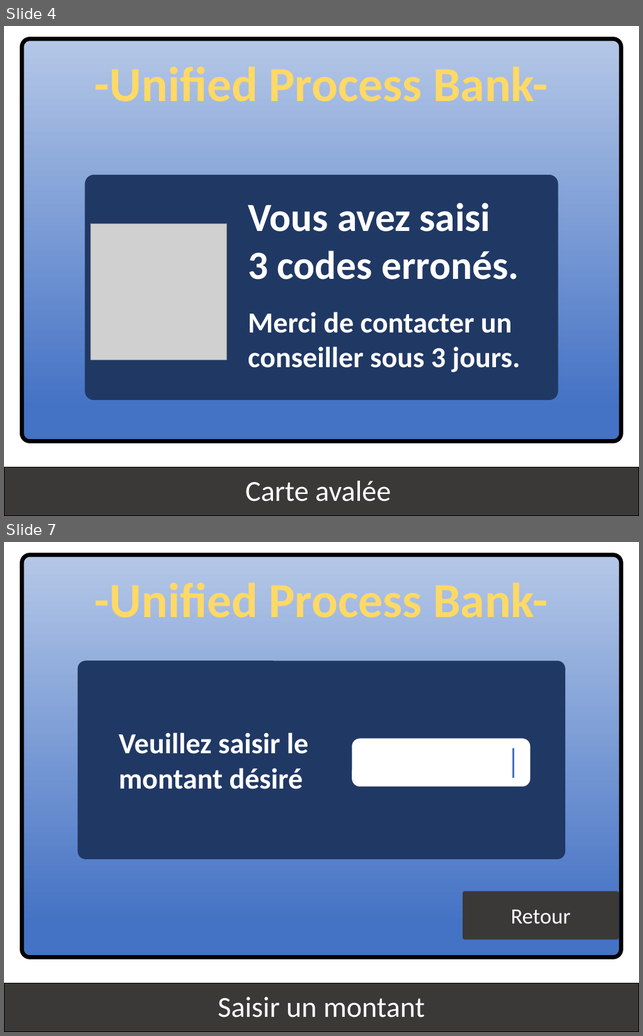
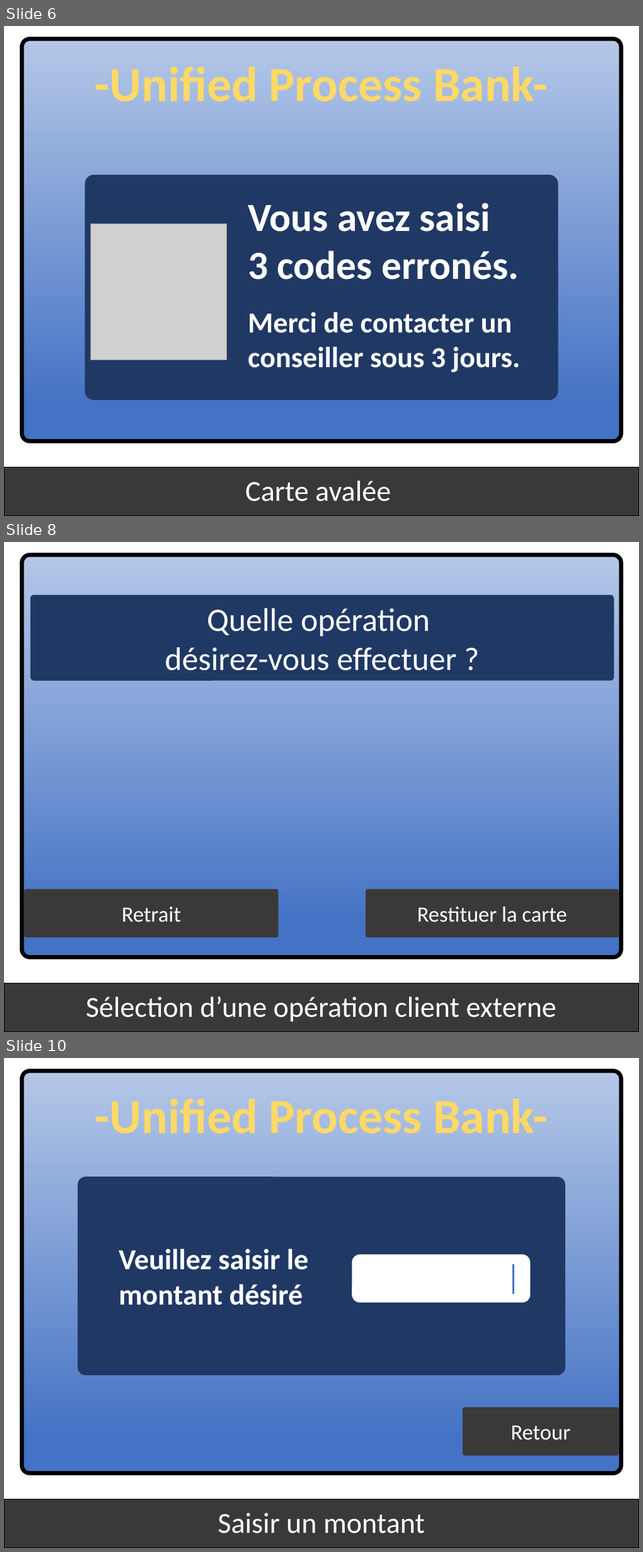
Before and after one commit to kyweez/CDA-15-APPLICATION-DESIGN, a slide deck: GAB/Version-aurelien/IHM-aurelien.pptx. Shown one above the other, each under a label of ours: slides 4 and 7 before the commit, slides 6, 8 and 10 after it; the slides between them are not shown. The pictures are 643x1036 and 643x1552 pixels, drawn with LibreOffice and Linux fonts; fonts in the diff are those of the drawing; grey boxes stand for pictures. Boxes give left, top, right and bottom in pixels: in the first picture for what was removed or moved away, otherwise in the second. Text is boxed around its words. In the diff, an @@ line names an element or a change of style, - is before the commit and + after.

```diff
--- a/GAB/Version-aurelien/IHM-aurelien.pptx
+++ b/GAB/Version-aurelien/IHM-aurelien.pptx
@@ slide 8 added at (4, 542, 639, 1032), background #FFFFFF @@
@@ group added at (22, 555, 621, 958): 4 rounded rectangles @@
+Quelle opération
+désirez-vous effectuer ?
+Retrait
+Restituer la carte
@@ subtitle added at (4, 983, 639, 1032), fill #3B3838, outline #000000 0.75 pt, 32 pt, text #FFFFFF @@
+Sélection d’une opération client externe
@@ what was slide 4 is now slide 6 @@
@@ what was slide 7 is now slide 10 @@
```
Also in this commit, not shown: 4 slides changed, 2 other slides added, 1 other file.
